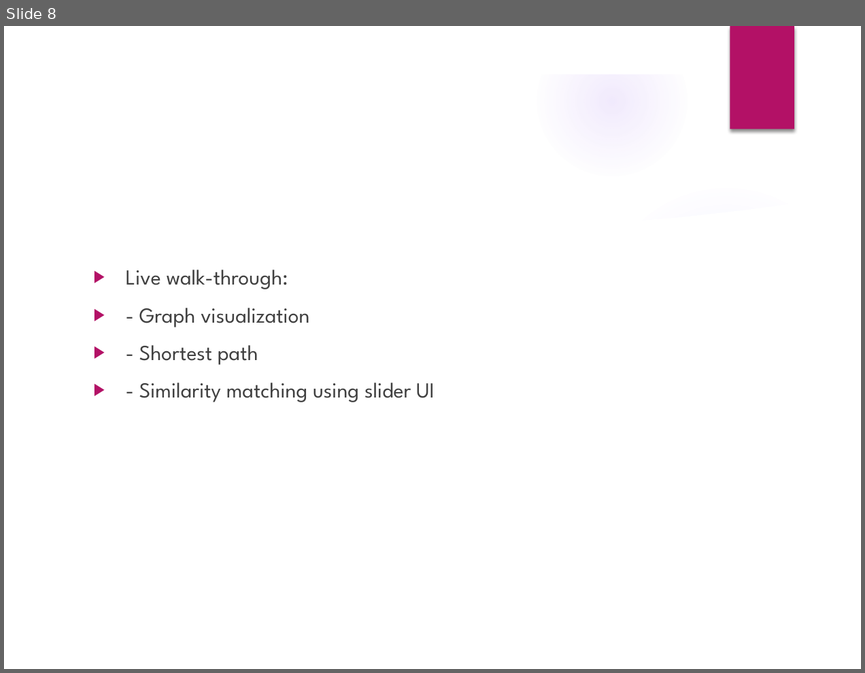
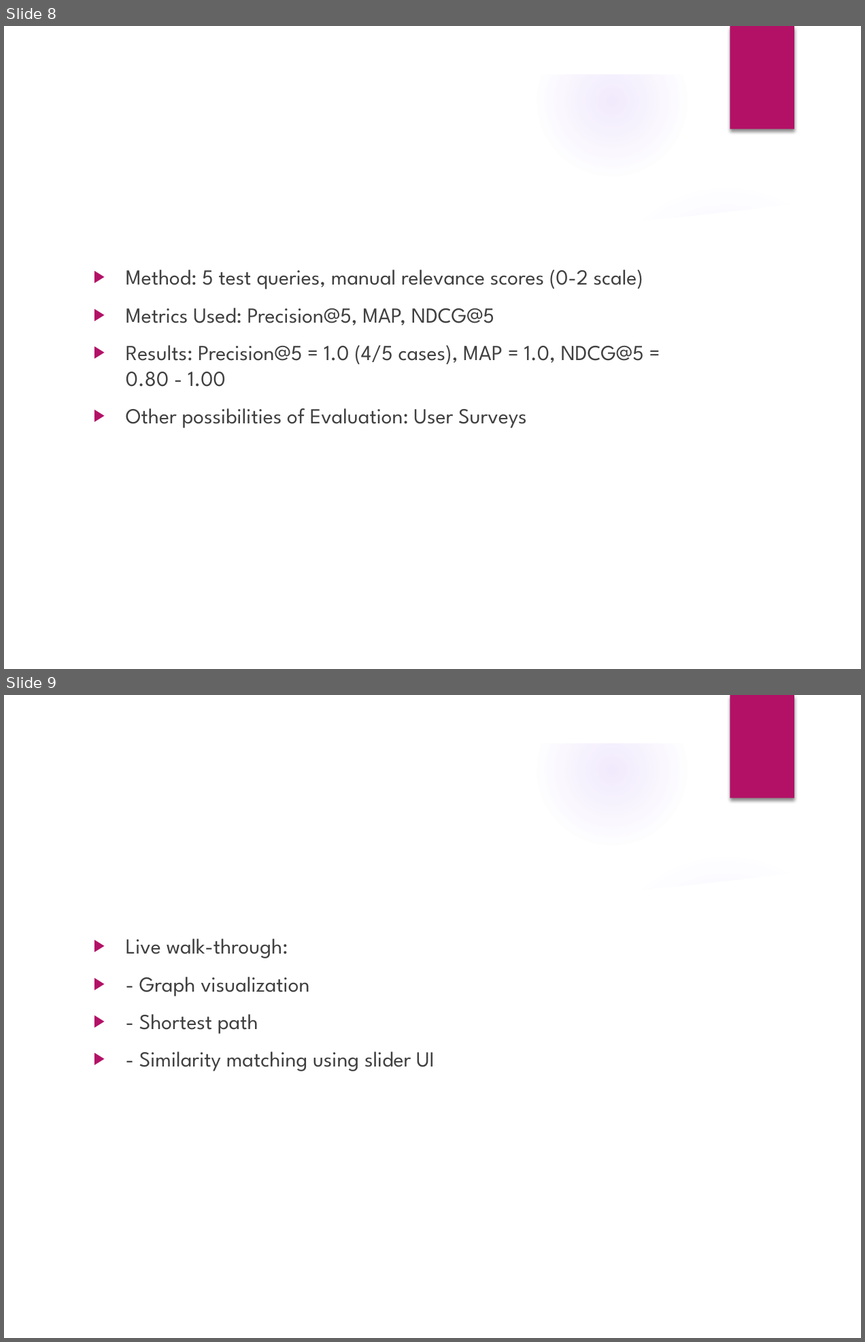
Before and after one commit to freely1967/Myth_Project, a slide deck: FinalsPresentation.pptx. Shown one above the other, each under a label of ours: slide 8 before the commit, slides 8 and 9 after it. The pictures are 865x673 and 865x1342 pixels, drawn with LibreOffice and Linux fonts; fonts in the diff are those of the drawing; background and template pictures are left out. Boxes give left, top, right and bottom in pixels: in the first picture for what was removed or moved away, otherwise in the second. Text is boxed around its words. In the diff, an @@ line names an element or a change of style, - is before the commit and + after.

```diff
--- a/FinalsPresentation.pptx
+++ b/FinalsPresentation.pptx
@@ slide 8 added at (4,26,861,669), background picture (left out); not listed: 9 template elements that a slide beside it also shows @@
@@ text added at (126,269,644,428), 18 pt, text #404040 @@
+▶ Method: 5 test queries, manual relevance scores (0-2 scale)
+▶ Metrics Used: Precision@5, MAP, NDCG@5
+▶ Results: Precision@5 = 1.0 (4/5 cases), MAP = 1.0, NDCG@5 = 0.80 - 1.00
+▶ Other possibilities of Evaluation: User Surveys
@@ title added at (310,408,409,424), 32 pt, text #FFFFFF @@
+Evaluation
@@ what was slide 8 is now slide 9 @@
```
Also in this commit, not shown: 2 other files.
